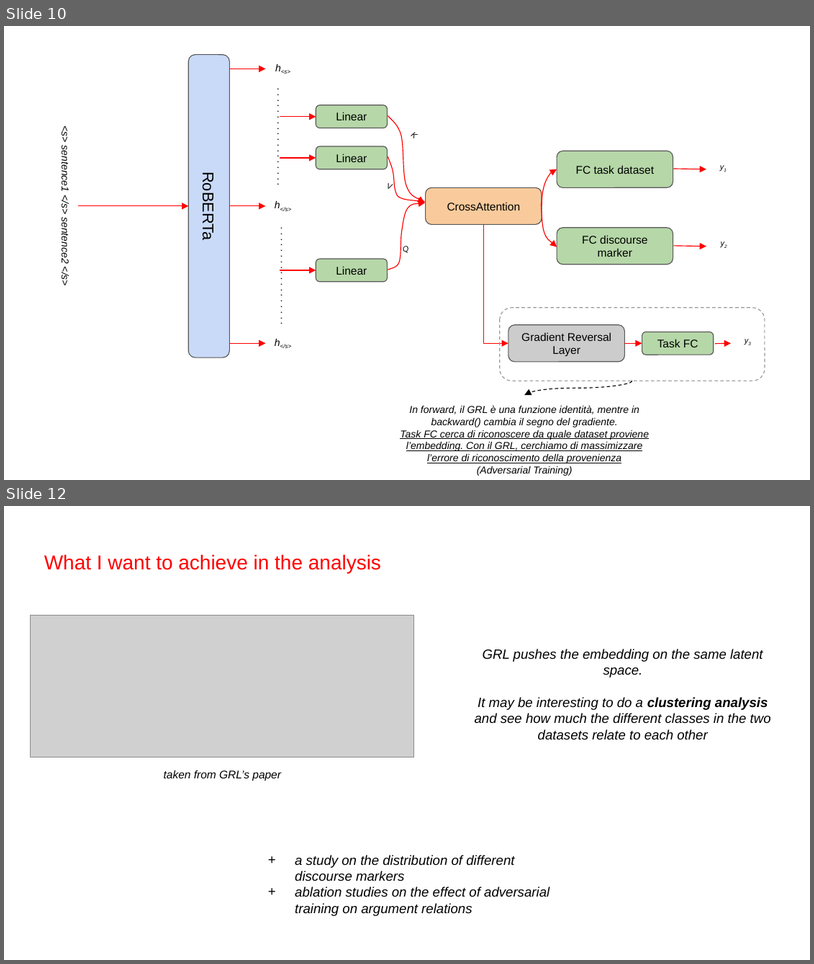
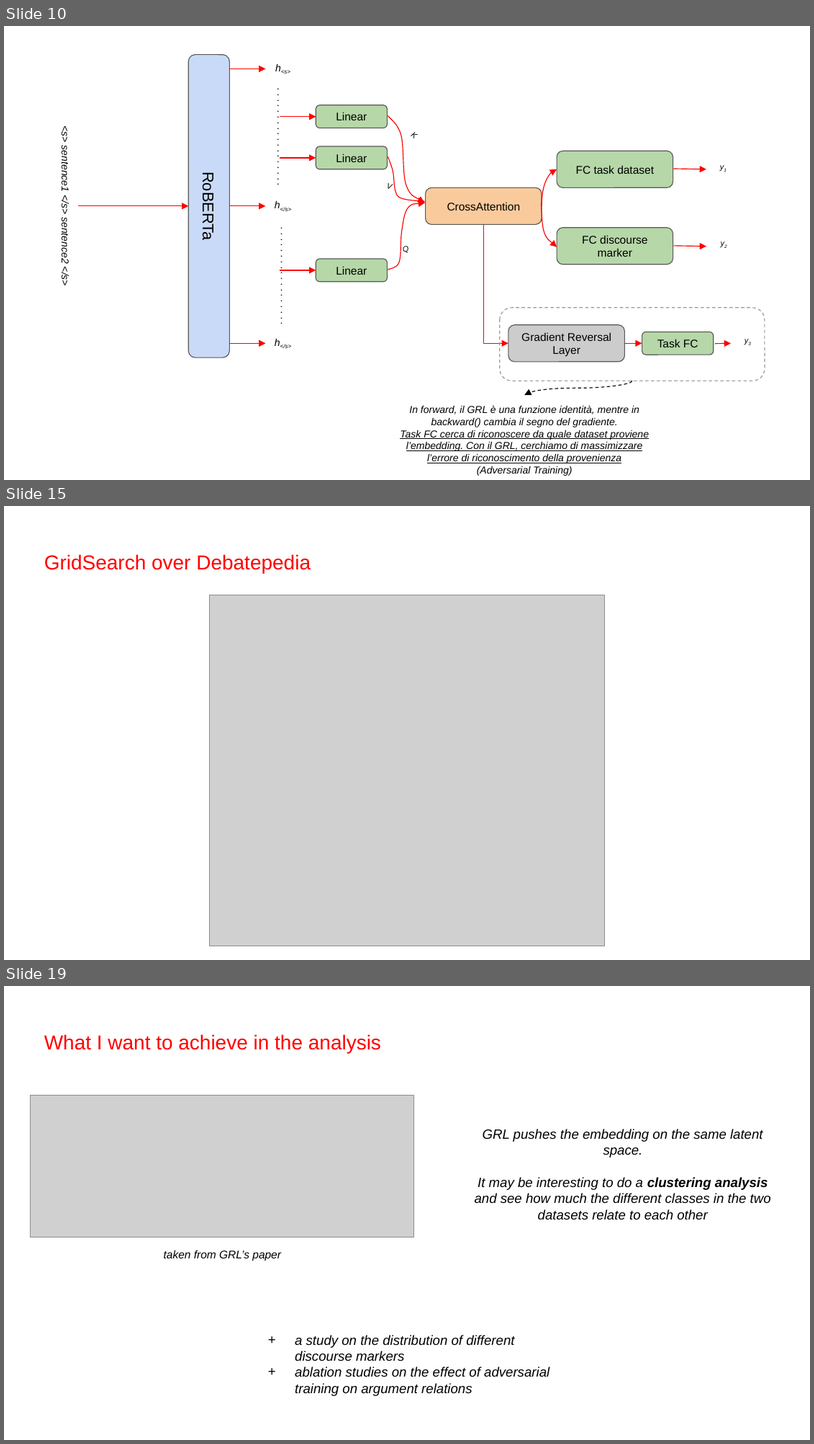
Before and after one commit to lucacontalbo/ArgumentRelation, a slide deck: Argument relation.pptx. Shown one above the other, each under a label of ours: slides 10 and 12 before the commit, slides 10, 15 and 19 after it; the slides between them are not shown. The pictures are 814x964 and 814x1444 pixels, drawn with LibreOffice and Linux fonts; fonts in the diff are those of the drawing; grey boxes stand for pictures. Boxes give left, top, right and bottom in pixels: in the first picture for what was removed or moved away, otherwise in the second. Text is boxed around its words. In the diff, an @@ line names an element or a change of style, - is before the commit and + after.

```diff
--- a/Argument relation.pptx
+++ b/Argument relation.pptx
@@ slide 15 added at [4, 506, 810, 960], background #FFFFFF @@
@@ text added at [44, 554, 311, 573], 18 pt, text #FF0000 @@
+GridSearch over Debatepedia
@@ picture added at [210, 595, 604, 945] @@
@@ what was slide 12 is now slide 19 @@
```
Also in this commit, not shown: 1 slide changed, 13 other slides added.
